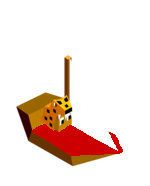
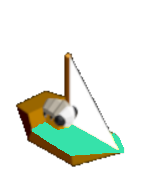
Revision of a layered 150 x 186 image; what changed, layer by layer:
hid "ship1.png #14", painted on it over [16,54,124,167]
added layer "ship1.png #15" above "ship1.png #1" over [15,52,125,167]
